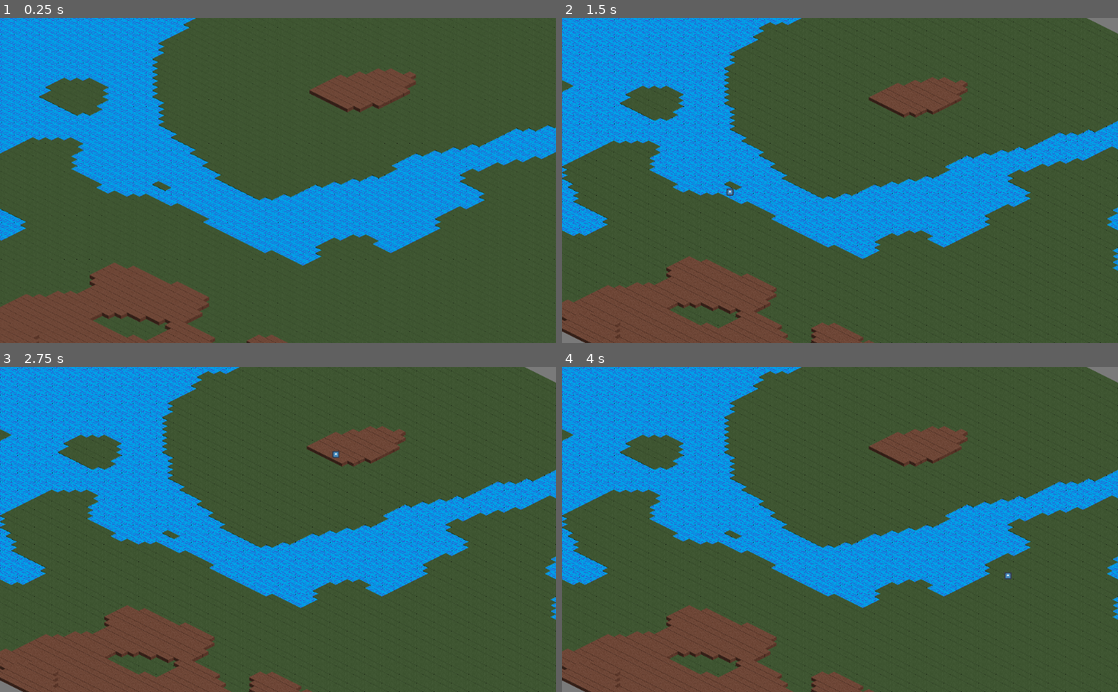
Above: before the commit, frames 1-4 (two rows, left to right).
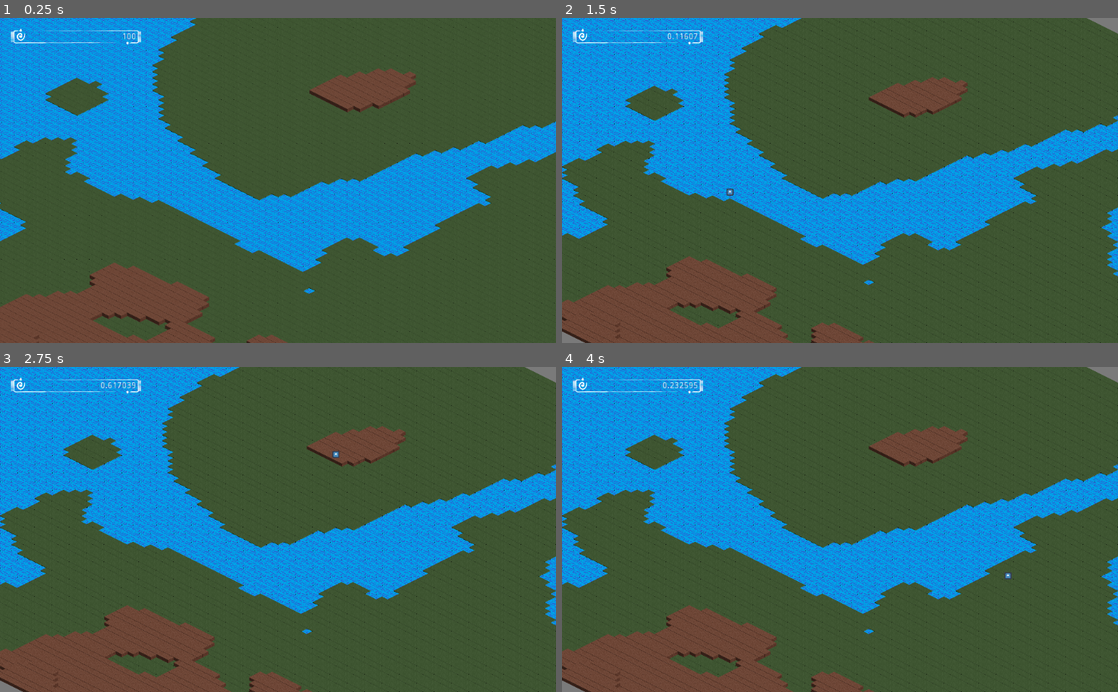
Above: after the commit, the same moments.

Repository: sammo4gun/CULT
Game: Godot game, scene res://Scenes/Map.tscn
Same seed, same stepped clock (60 frames per second), same inputs: the game is played once before the commit and once after it. The engine's default icon, where the game draws it, is replaced by a stand-in: a white triangle on a blue panel in a dark square.
Inputs (mouse positions are in pixels of both pictures, inside the frame that each line leads up to):
- Up to frame 1 (0.25 s): no input
- Up to frame 2 (1.5 s): move the mouse to (962, 164) at 0.52 s; click (962, 164) at 0.67 s; tap Enter at 1.25 s; move the mouse to (728, 196) at 1.27 s; click (728, 196) at 1.42 s
- Up to frame 3 (2.75 s): tap Space at 2 s; move the mouse to (333, 458) at 2.02 s; click (333, 458) at 2.17 s
- Up to frame 4 (4 s): tap Enter at 2.75 s; move the mouse to (812, 594) at 2.77 s; click (812, 594) at 2.92 s; tap Space at 3.5 s; move the mouse to (1006, 578) at 3.52 s; click (1006, 578) at 3.67 s

The runs differ from the first frame. In frame 1, 2.3% of the frame differs, in the area x 0-100%, y 0-85%; in frame 2, 2.4%; in frame 3, 2.4%; in frame 4, 2.4%, in the area x 0-100%, y 1-83%.

Commit message:
Added GUI

Diff:
--- /dev/null
+++ b/Scenes/Gui.tscn
@@ -0,0 +1,63 @@
+[gd_scene load_steps=4 format=2]
+
+[ext_resource path="res://Sprites/Btn01.png" type="Texture" id=1]
+[ext_resource path="res://Sprites/Icons/Icon03.png" type="Texture" id=2]
+[ext_resource path="res://Scripts/Gui.gd" type="Script" id=3]
+
+[node name="GUI" type="MarginContainer"]
+margin_left = 20.0
+margin_top = 20.0
+margin_right = 20.0
+margin_bottom = 20.0
+script = ExtResource( 3 )
+
+[node name="HBoxContainer" type="HBoxContainer" parent="."]
+margin_right = 204.0
+margin_bottom = 24.0
+
+[node name="Bars" type="VBoxContainer" parent="HBoxContainer"]
+margin_right = 200.0
+margin_bottom = 24.0
+
+[node name="Bar" type="HBoxContainer" parent="HBoxContainer/Bars"]
+margin_right = 200.0
+margin_bottom = 24.0
+
+[node name="Count" type="MarginContainer" parent="HBoxContainer/Bars/Bar"]
+margin_right = 200.0
+margin_bottom = 24.0
+
+[node name="Background" type="NinePatchRect" parent="HBoxContainer/Bars/Bar/Count"]
+margin_right = 200.0
+margin_bottom = 24.0
+rect_min_size = Vector2( 200, 20 )
+texture = ExtResource( 1 )
+region_rect = Rect2( -7, -4, 370, 64 )
+patch_margin_top = 24
+
+[node name="Title" type="TextureRect" parent="HBoxContainer/Bars/Bar/Count/Background"]
+margin_left = 9.19238
+margin_top = 5.65686
+margin_right = 61.1924
+margin_bottom = 53.6569
+rect_scale = Vector2( 0.246554, 0.254111 )
+texture = ExtResource( 2 )
+stretch_mode = 4
+
+[node name="Number" type="Label" parent="HBoxContainer/Bars/Bar/Count/Background"]
+anchor_right = 1.0
+anchor_bottom = 1.0
+margin_left = 10.2531
+margin_top = 1.41422
+margin_right = 10.2531
+margin_bottom = 1.41422
+rect_scale = Vector2( 0.910733, 0.93482 )
+text = "100"
+align = 2
+valign = 1
+percent_visible = -0.5
+
+[node name="Columns" type="HBoxContainer" parent="HBoxContainer"]
+margin_left = 204.0
+margin_right = 204.0
+margin_bottom = 24.0
--- a/Scenes/Map.tscn
+++ b/Scenes/Map.tscn
@@ -6,15 +6,12 @@
 [ext_resource path="res://Scripts/Map.gd" type="Script" id=4]
 [ext_resource path="res://Scripts/World.gd" type="Script" id=5]
 [ext_resource path="res://Scenes/Selector.tscn" type="PackedScene" id=6]
+[ext_resource path="res://Scenes/Gui.tscn" type="PackedScene" id=7]
 
 [node name="World" type="Node2D"]
 script = ExtResource( 5 )
 HEIGHT = 100
 WIDTH = 120
-
-[node name="Camera2D" type="Camera2D" parent="."]
-current = true
-script = ExtResource( 2 )
 
 [node name="Map" type="Node2D" parent="."]
 script = ExtResource( 4 )
@@ -45,6 +42,18 @@
 [node name="YSort" type="YSort" parent="."]
 
 [node name="Selector" parent="." instance=ExtResource( 6 )]
+visible = false
 scale = Vector2( 0.6, 0.6 )
 
+[node name="Camera2D" type="Camera2D" parent="."]
+current = true
+script = ExtResource( 2 )
+
+[node name="CanvasLayer" type="CanvasLayer" parent="Camera2D"]
+follow_viewport_scale = 2.0
+
+[node name="GUI" parent="Camera2D/CanvasLayer" instance=ExtResource( 7 )]
+rect_scale = Vector2( 1.2, 1.2 )
+
 [connection signal="selected_tile" from="Map" to="." method="_on_tile_selected"]
+[connection signal="new_selection" from="Selector" to="Camera2D/CanvasLayer/GUI" method="_on_Selector_new_selection"]
--- /dev/null
+++ b/Scripts/Gui.gd
@@ -0,0 +1,17 @@
+extends MarginContainer
+
+onready var number_label = $HBoxContainer/Bars/Bar/Count/Background/Number
+
+var altitude
+
+func _ready():
+	pass
+
+func map_ready(w, h, alt):
+	altitude = alt
+
+func _on_Selector_new_selection(new_selected):
+	if new_selected:
+		number_label.text = str(altitude[new_selected])
+	else:
+		number_label.text = ''
--- a/Scripts/Map.gd
+++ b/Scripts/Map.gd
@@ -34,9 +34,7 @@
 	if event is InputEventMouseButton:
 		if event.is_pressed():
 			if event.button_index == BUTTON_LEFT:
-				var n_selec = setSelected(get_global_mouse_position())
-				if n_selec:
-					emit_signal("selected_tile", n_selec)
+				emit_signal("selected_tile", setSelected(get_global_mouse_position()))
 
 # Splits maps into different layers as based on the "layers" var set
 # above.
@@ -65,6 +63,8 @@
 	for i in range(num_layers):
 		pos.y -= 56 - (16 * (num_layers-1-i))
 		selected_pos = ground.world_to_map(pos)
+		if not selected_pos in _layered_types[(num_layers-1-i)]:
+			return null
 		if _layered_types[(num_layers-1-i)][selected_pos] != -1:
 			#set selected tile to these coordinates
 			return [selected_pos, (num_layers-1-i)]
--- a/Scripts/PanningCam.gd
+++ b/Scripts/PanningCam.gd
@@ -13,8 +13,8 @@
 func _ready():
 	#set position to center of map
 	position = ground_layer.map_to_world(Vector2(
-		get_parent().WIDTH/2,
-		get_parent().HEIGHT/2))
+		get_node("/root/World").WIDTH/2,
+		get_node("/root/World").HEIGHT/2))
 	position.y += 32
 
 func _physics_process(delta) -> void:
--- a/Scripts/Selector.gd
+++ b/Scripts/Selector.gd
@@ -1,6 +1,8 @@
 extends Node2D
 
 var selected_tile = null
+
+signal new_selection
 
 onready var ground = get_node('/root/World/Map/Ground')
 
@@ -19,3 +21,10 @@
 
 	self.position = ground.map_to_world(selected_tile)
 	self.position.y += 48 - 16*tile[1]
+	self.visible = true
+	emit_signal("new_selection", selected_tile)
+
+func deSelect():
+	self.selected_tile = null
+	self.visible = false
+	emit_signal("new_selection", selected_tile)
--- a/Scripts/World.gd
+++ b/Scripts/World.gd
@@ -14,11 +14,13 @@
 var _mheight = {}
 
 onready var selector = $Selector
+onready var GUI = $Camera2D/CanvasLayer/GUI
 
 func _ready():
 	randomize()
 	_altitude = buildMap(100, 5)
 	populateMap()
+	GUI.map_ready(WIDTH, HEIGHT, _altitude)
 	drawer.map_ready(WIDTH, HEIGHT, _mtype, _mheight)
 
 # Builds an empty map to render
@@ -42,7 +44,7 @@
 			_mtype[coord] = 3
 			_mheight[coord] = 0
 
-			if _altitude[coord] > 0.12:
+			if _altitude[coord] > 0.13:
 				_mtype[coord] = 0
 			if _altitude[coord] > 0.6:
 				_mtype[coord] = 1
@@ -50,5 +52,8 @@
 			if _altitude[coord] > 0.8:
 				_mtype[coord] = 1
 				_mheight[coord] = 2
+
 func _on_tile_selected(tile):
-	selector.setSelected(tile)
+	if tile:
+		selector.setSelected(tile)
+	else: selector.deSelect()
Not shown: 1 places in Scenes/Map.tscn that only renumber resources
Binary file added: Sprites/Btn01.png
Not shown, added: Sprites/Btn01.png.import
Binary file added: Sprites/Icons/Arrow.png
Not shown, added: Sprites/Icons/Arrow.png.import
Binary file added: Sprites/Icons/Arrows.png
Not shown, added: Sprites/Icons/Arrows.png.import
Binary file added: Sprites/Icons/Arrows02.png
Not shown, added: Sprites/Icons/Arrows02.png.import
Binary file added: Sprites/Icons/Arrows03.png
Not shown, added: Sprites/Icons/Arrows03.png.import
Binary file added: Sprites/Icons/ArrowsLeft.png
(and 155 more such lines)
